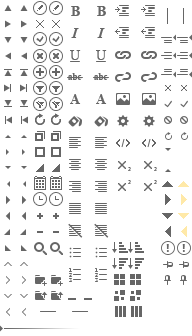
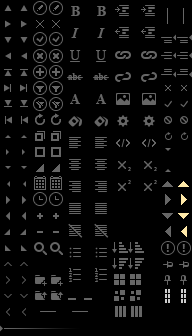
Layers edited between the first and the second w=192, h=336 image:
added layer "toolbar drag hover" in group "editor" over [181, 289, 186, 303]
added layer "toolbar drag" in group "editor" over [165, 289, 170, 303]
showed "background" over [0, 0, 192, 336]
